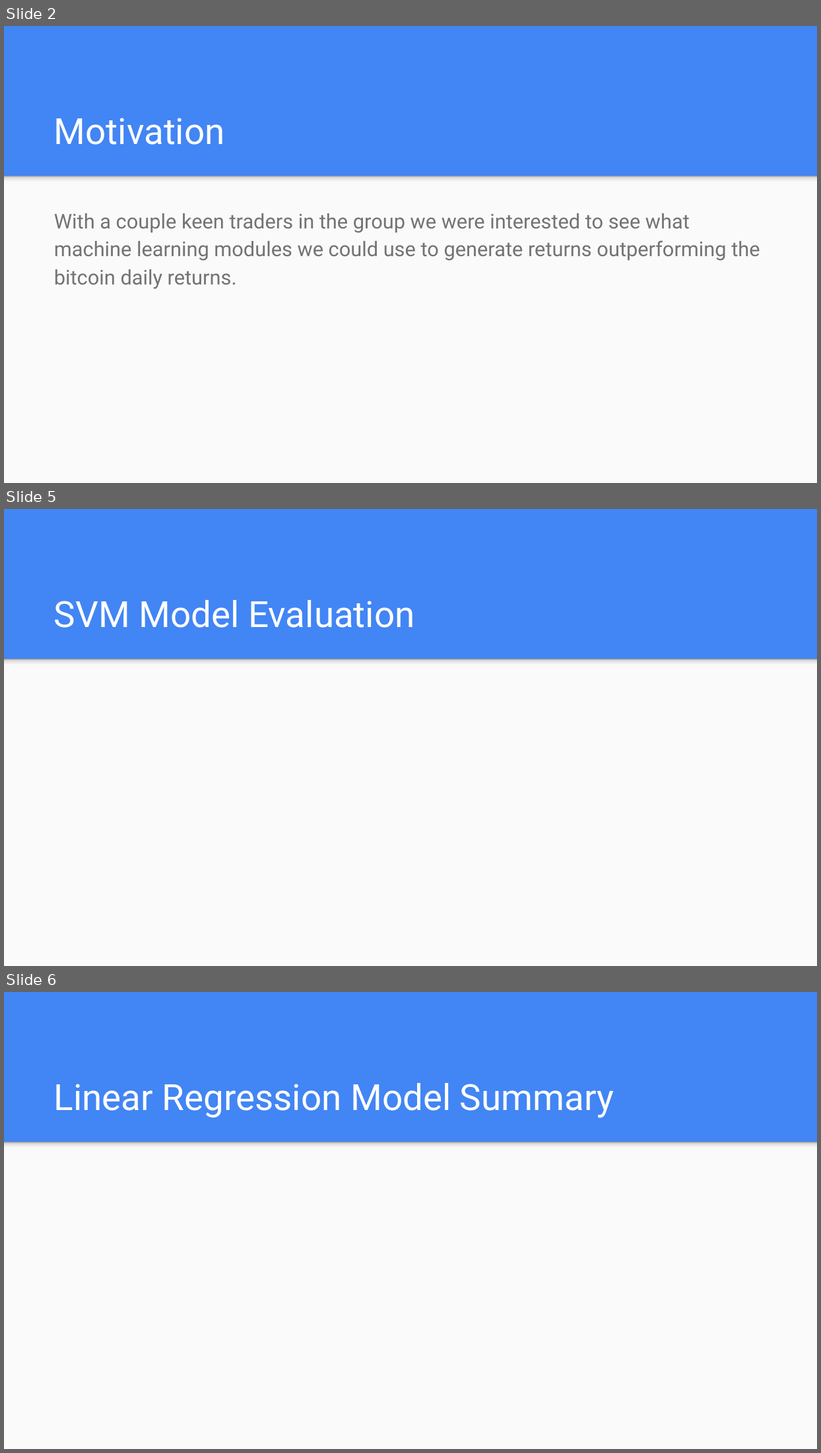
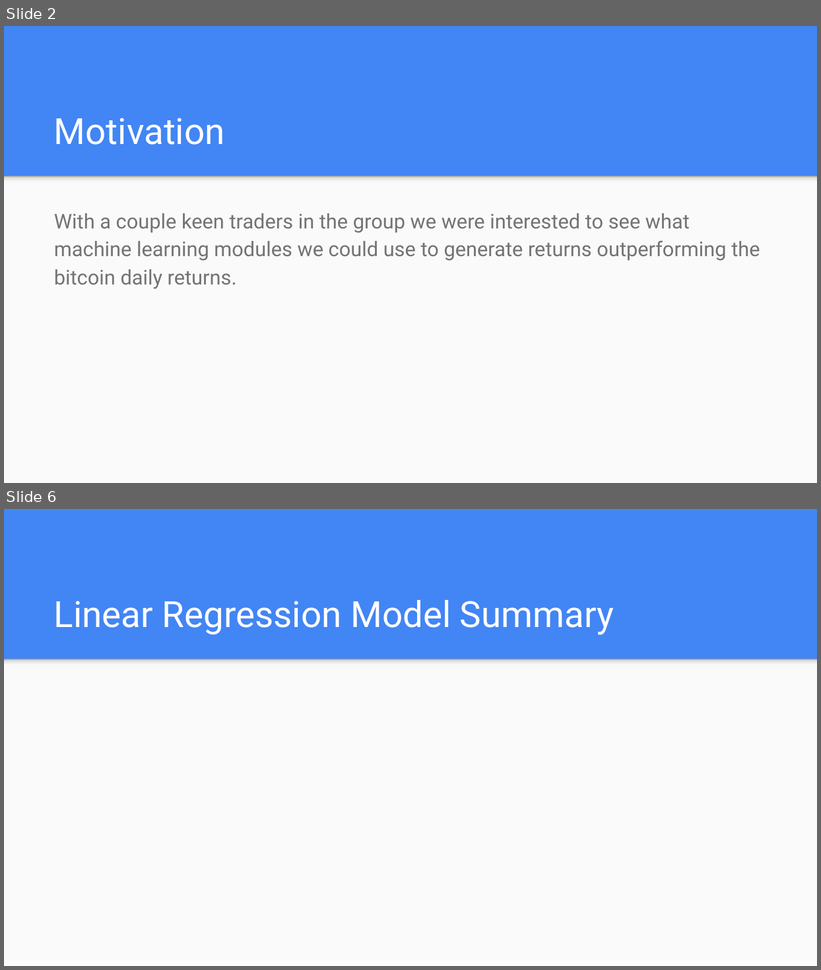
Before and after one commit to dukewoods/Project2_Trading_Algorithm, a slide deck: Resources/Project2.pptx. Shown one above the other, each under a label of ours: slides 2, 5 and 6 before the commit, slides 2 and 6 after it; the slides between them are not shown. The pictures are 821x1453 and 821x970 pixels, drawn with LibreOffice and Linux fonts; fonts in the diff are those of the drawing. Boxes give left, top, right and bottom in pixels: in the first picture for what was removed or moved away, otherwise in the second. Text is boxed around its words. In the diff, an @@ line names an element or a change of style, - is before the commit and + after.

```diff
--- a/Resources/Project2.pptx
+++ b/Resources/Project2.pptx
@@ slide 5 removed at bbox=[4, 509, 817, 966], background #4285F4; not listed: 2 template elements that a slide beside it also shows @@
@@ title removed at bbox=[54, 600, 415, 628] @@
-SVM Model Evaluation
```
Also in this commit, not shown: 5 slides changed, 7 slides added, 3 other slides removed.
